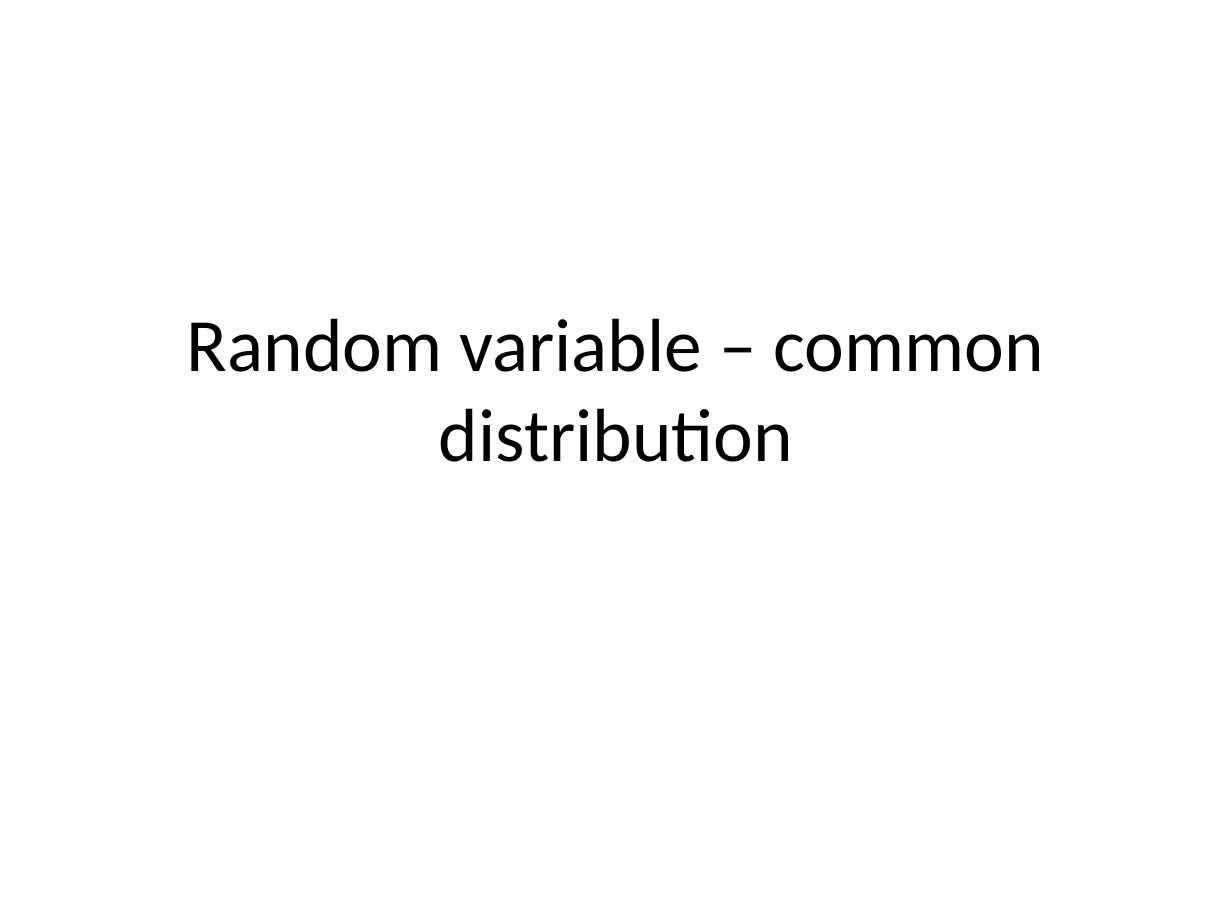
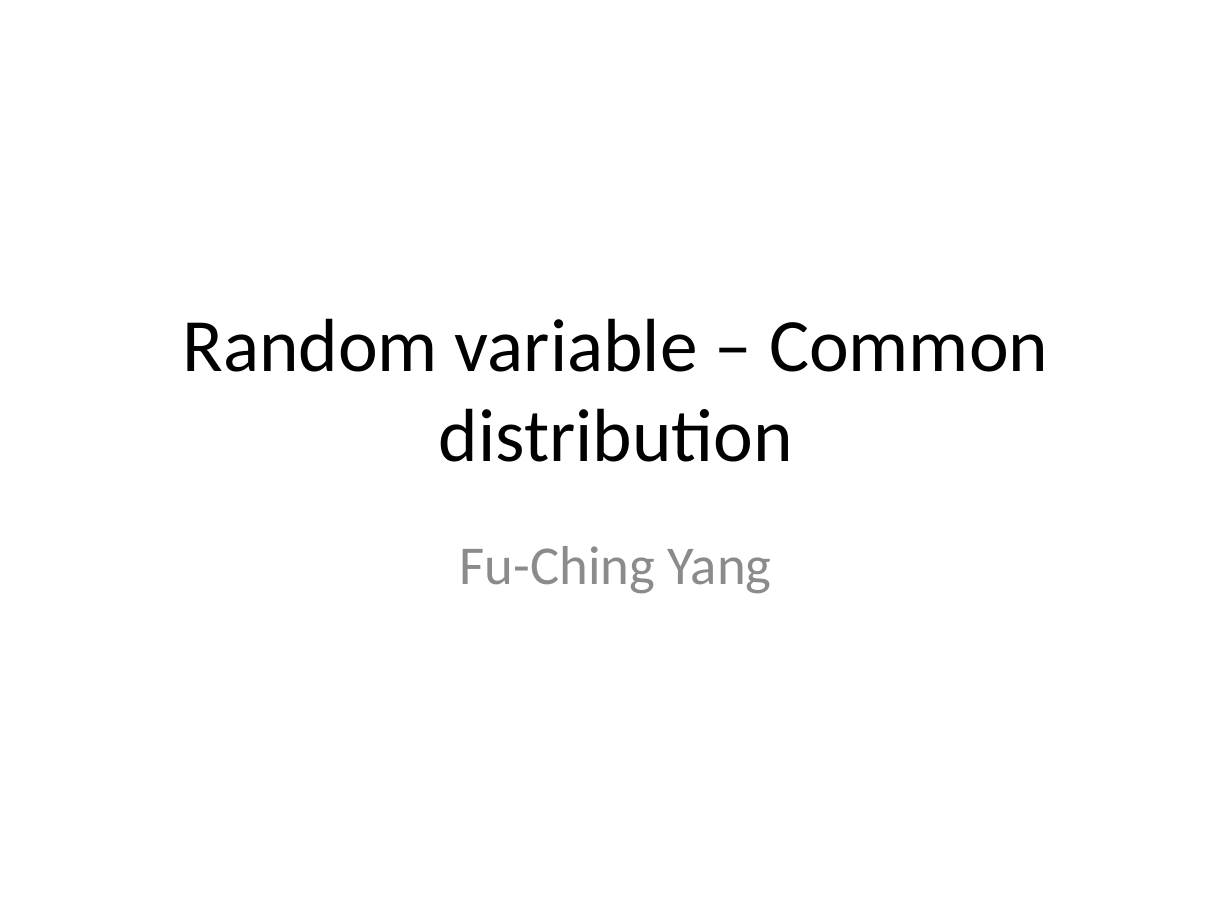
Before and after one commit to fuchingy/data_science, a slide deck: slide 1 of probability/doc/random_variable_distribution.pptx. Drawn at 1232x924 pixels with LibreOffice and Linux fonts; fonts in the diff are those of the drawing. Boxes give left, top, right and bottom in pixels: in the first picture for what was removed or moved away, otherwise in the second. Text is boxed around its words. In the diff, an @@ line names an element or a change of style, - is before the commit and + after.

```diff
--- a/probability/doc/random_variable_distribution.pptx
+++ b/probability/doc/random_variable_distribution.pptx
@@ title at [182,318,1048,462]: text changed @@
-Random variable – common distribution
+Random variable – Common distribution
@@ subtitle added at [460,546,772,594], 32 pt, text #8C8C8C @@
+Fu-Ching Yang
```
Also in this commit, not shown: 4 other slides changed, 2 slides added, 1 other file.
